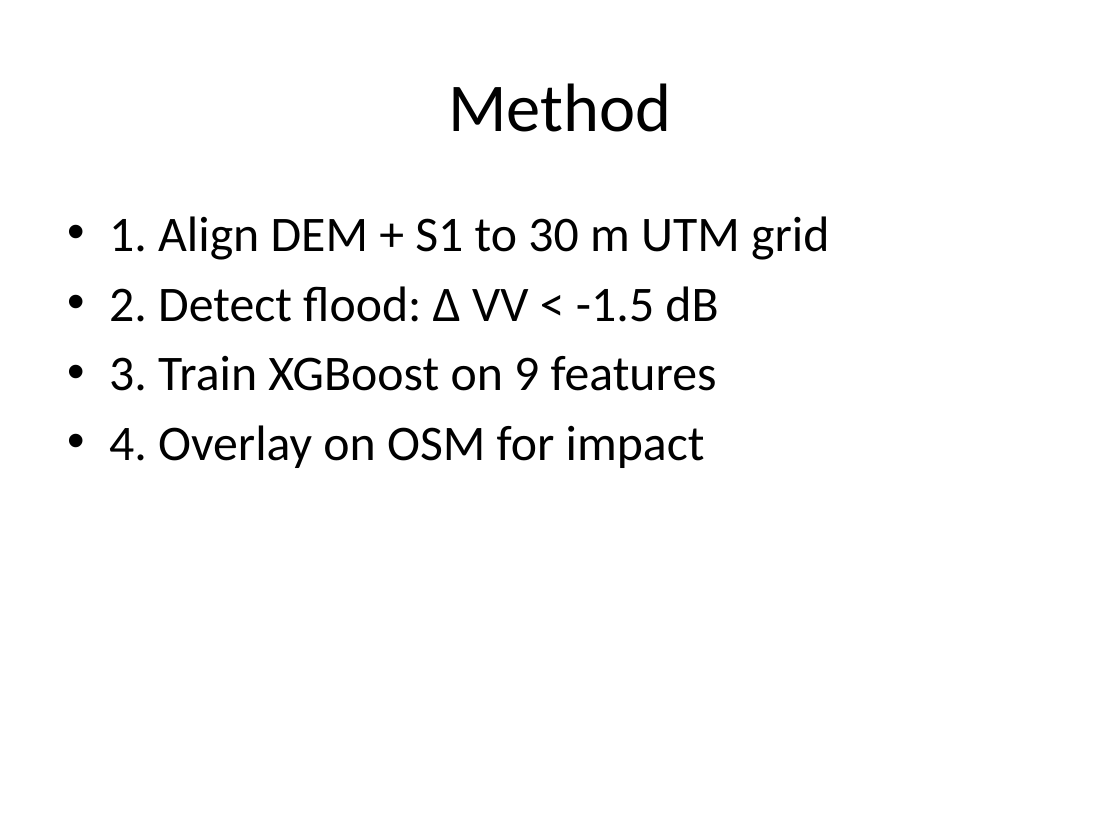
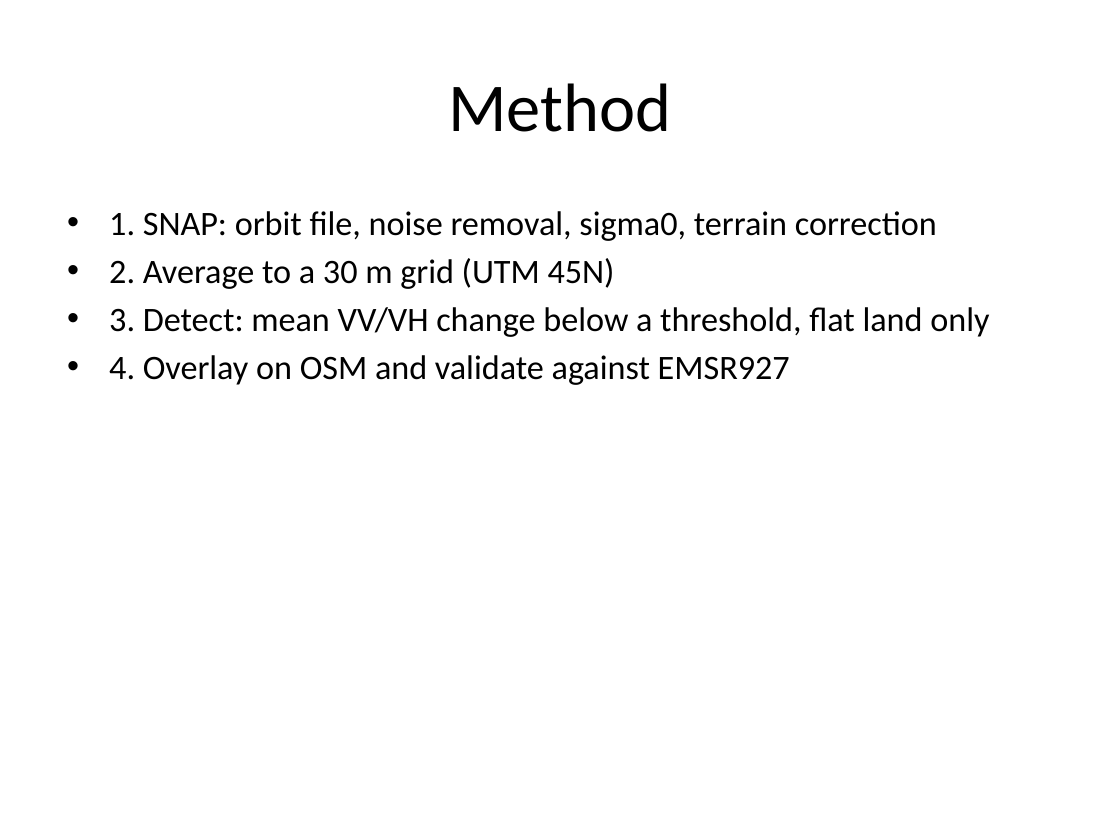
Before and after one commit to MANIKANTH678/trishuli-flood-mapping, a slide deck: slide 4 of outputs/presentation.pptx. Drawn at 1120x840 pixels with LibreOffice and Linux fonts; fonts in the diff are those of the drawing. Boxes give left, top, right and bottom in pixels: in the first picture for what was removed or moved away, otherwise in the second. Text is boxed around its words. In the diff, an @@ line names an element or a change of style, - is before the commit and + after.

```diff
--- a/outputs/presentation.pptx
+++ b/outputs/presentation.pptx
@@ text at (109, 211, 989, 385): text changed; size 32 to 22 pt @@
-• 1. Align DEM + S1 to 30 m UTM grid
-• 2. Detect flood: Δ VV < -1.5 dB
-• 3. Train XGBoost on 9 features
-• 4. Overlay on OSM for impact
+• 1. SNAP: orbit file, noise removal, sigma0, terrain correction
+• 2. Average to a 30 m grid (UTM 45N)
+• 3. Detect: mean VV/VH change below a threshold, flat land only
+• 4. Overlay on OSM and validate against EMSR927
```
Also in this commit, not shown: 6 other slides changed, 3 slides added, 3 slides removed, 1 other file.
